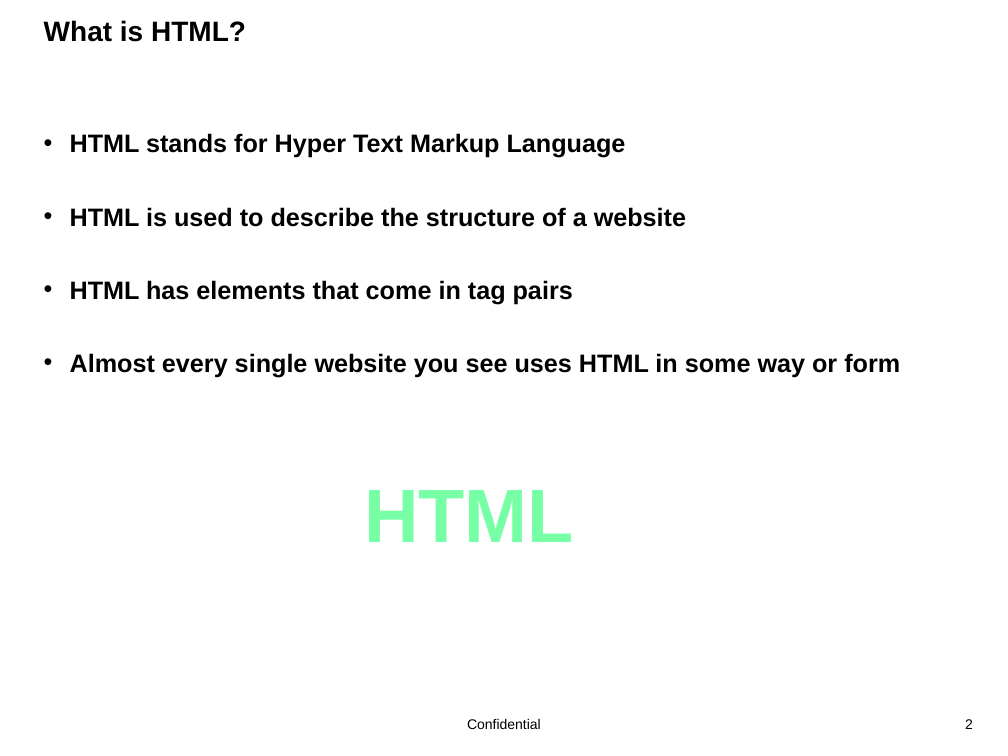
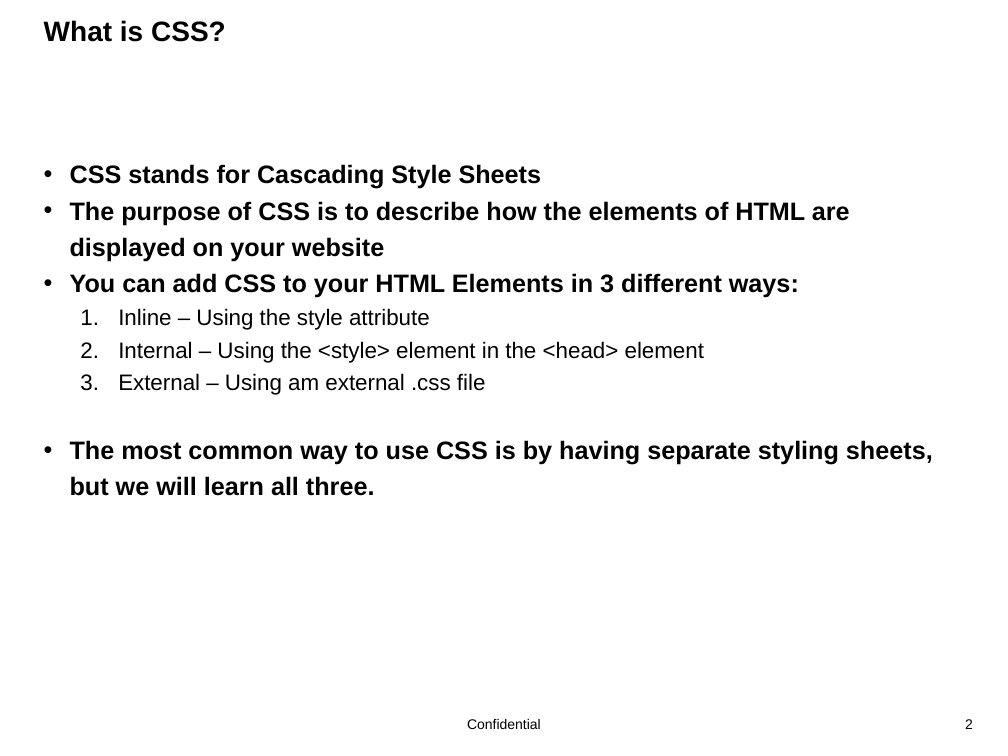
Before and after one commit to zbolmb/C1CodersCurriculum, a slide deck: slide 2 of lessons/lesson2/lesson2.pptx. Drawn at 1008x756 pixels with LibreOffice and Linux fonts; fonts in the diff are those of the drawing; background and template pictures are left out. Boxes give left, top, right and bottom in pixels: in the first picture for what was removed or moved away, otherwise in the second. Text is boxed around its words. In the diff, an @@ line names an element or a change of style, - is before the commit and + after.

```diff
--- a/lessons/lesson2/lesson2.pptx
+++ b/lessons/lesson2/lesson2.pptx
@@ title at [44, 20, 226, 42]: text changed @@
-What is HTML?
+What is CSS?
@@ text at [70, 164, 933, 496]: text changed @@
-• HTML stands for Hyper Text Markup Language
-• HTML is used to describe the structure of a website
-• HTML has elements that come in tag pairs
-• Almost every single website you see uses HTML in some way or form
+• CSS stands for Cascading Style Sheets
+• The purpose of CSS is to describe how the elements of HTML are displayed on your website
+• You can add CSS to your HTML Elements in 3 different ways:
+  1. Inline – Using the style attribute
+  2. Internal – Using the <style> element in the <head> element
+  3. External – Using am external .css file
+• The most common way to use CSS is by having separate styling sheets, but we will learn all three.
@@ text removed at [364, 490, 574, 542] @@
-HTML
```
Also in this commit, not shown: 1 other slide changed, 3 slides added, 4 slides removed, 1 other file.
